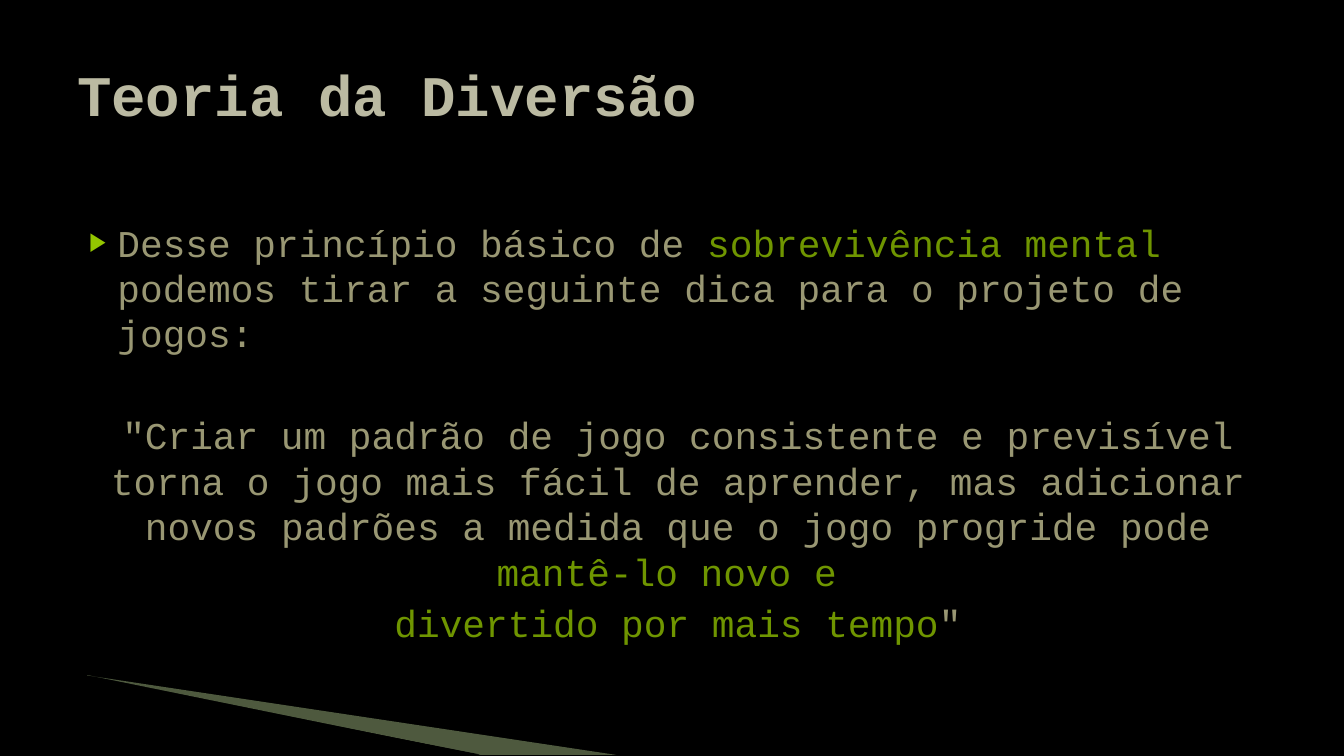
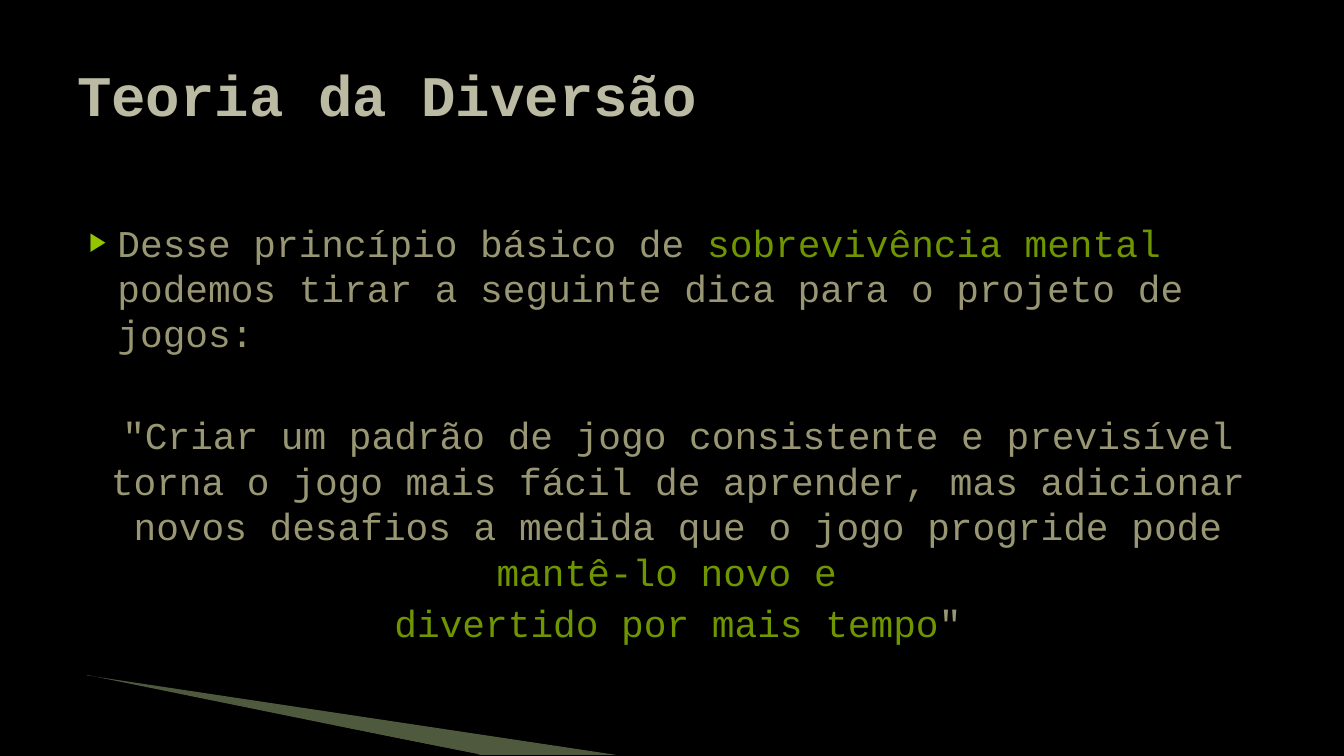
Before and after one commit to JudsonSS/Jogos, a slide deck: slide 15 of Slides/00. Introdução.pptx. Drawn at 1344x756 pixels with LibreOffice and Linux fonts; fonts in the diff are those of the drawing; background and template pictures are left out. Boxes give left, top, right and bottom in pixels: in the first picture for what was removed or moved away, otherwise in the second. Text is boxed around its words. In the diff, an @@ line names an element or a change of style, - is before the commit and + after.

```diff
--- a/Slides/00. Introdução.pptx
+++ b/Slides/00. Introdução.pptx
@@ text at [111,422,1245,587]: text changed @@
-"Criar um padrão de jogo consistente e previsível torna o jogo mais fácil de aprender, mas adicionar novos padrões a medida que o jogo progride pode mantê-lo novo e
+"Criar um padrão de jogo consistente e previsível torna o jogo mais fácil de aprender, mas adicionar novos desafios a medida que o jogo progride pode mantê-lo novo e
```
Also in this commit, not shown: 7 other slides changed.
